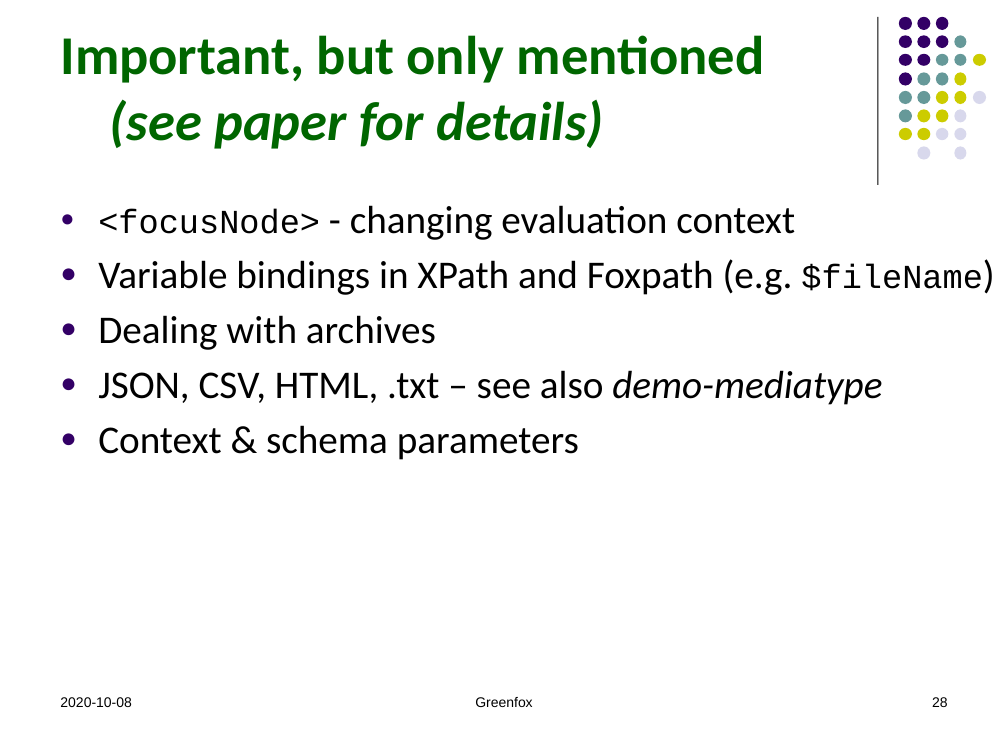
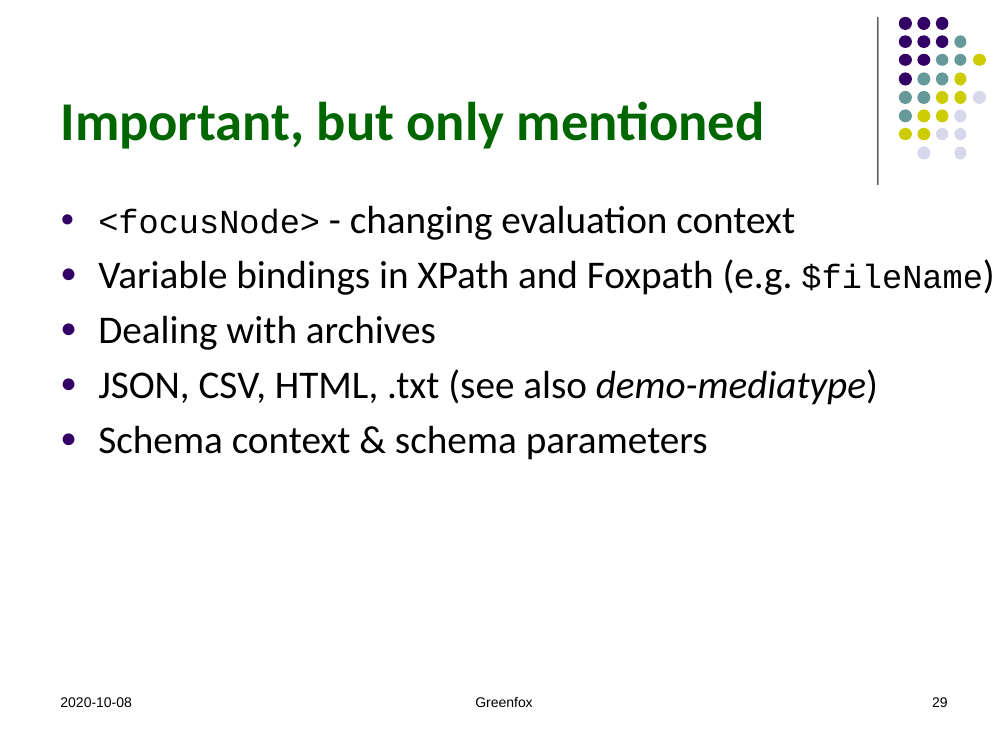
Before and after one commit to hrennau/greenfox, a slide deck: slide 29 of declarative-amsterdam-2020/an-introduction-to-greenfox/an-introduction-to-greenfox.pptx (slide 28 before the commit). Drawn at 1008x756 pixels with LibreOffice and Linux fonts; fonts in the diff are those of the drawing. Boxes give left, top, right and bottom in pixels: in the first picture for what was removed or moved away, otherwise in the second. Text is boxed around its words. In the diff, an @@ line names an element or a change of style, - is before the commit and + after.

```diff
--- a/declarative-amsterdam-2020/an-introduction-to-greenfox/an-introduction-to-greenfox.pptx
+++ b/declarative-amsterdam-2020/an-introduction-to-greenfox/an-introduction-to-greenfox.pptx
@@ title at bbox=[60, 101, 765, 149]: text changed @@
-Important, but only mentioned
-(see paper for details)
+Important, but only mentioned
@@ text at bbox=[98, 369, 878, 460]: text changed @@
-● JSON, CSV, HTML, .txt – see also demo-mediatype
-● Context & schema parameters
+● JSON, CSV, HTML, .txt (see also demo-mediatype)
+● Schema context & schema parameters
```
Also in this commit, not shown: 26 other slides changed, 1 slide added, 1 slide removed, 1 other file.
